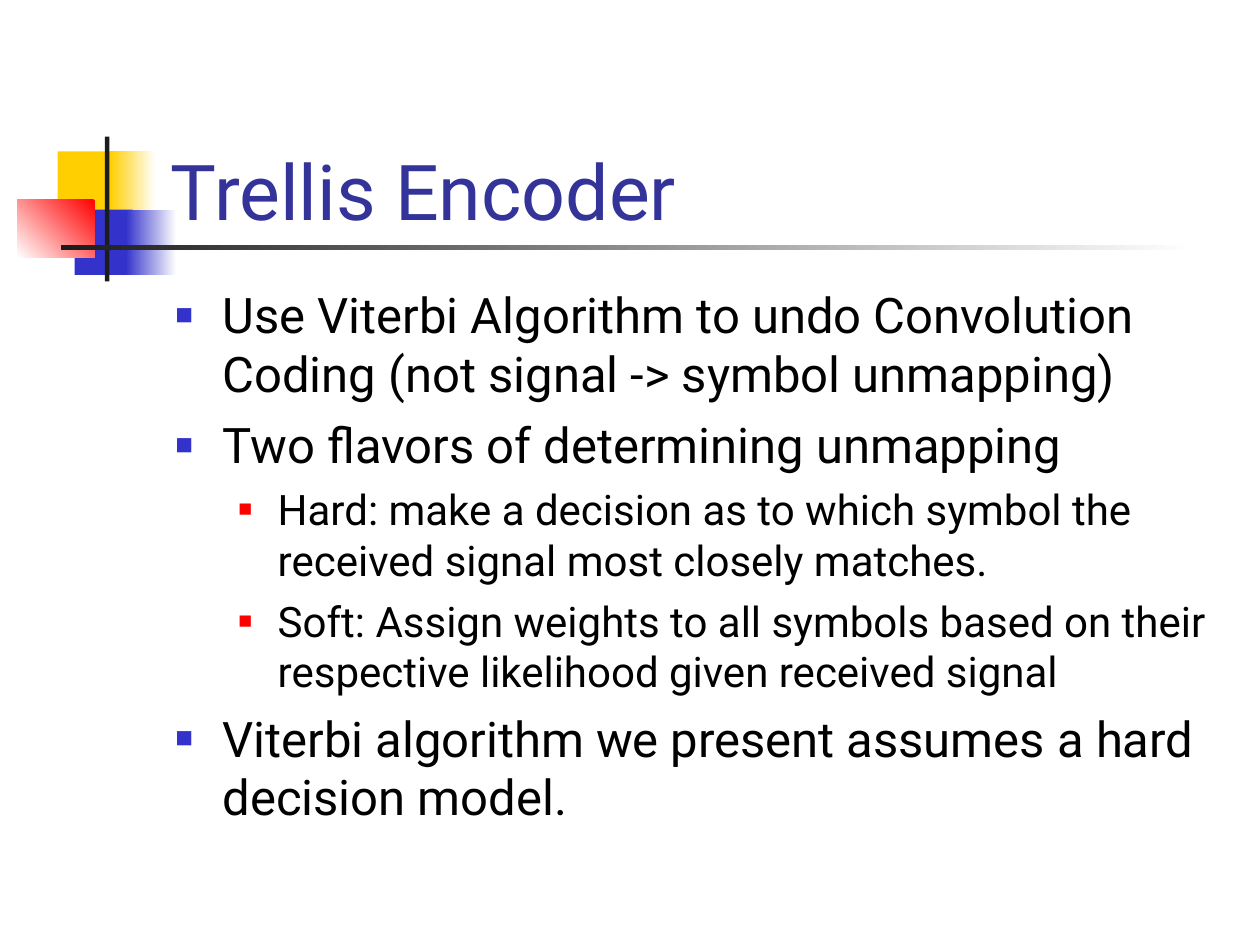
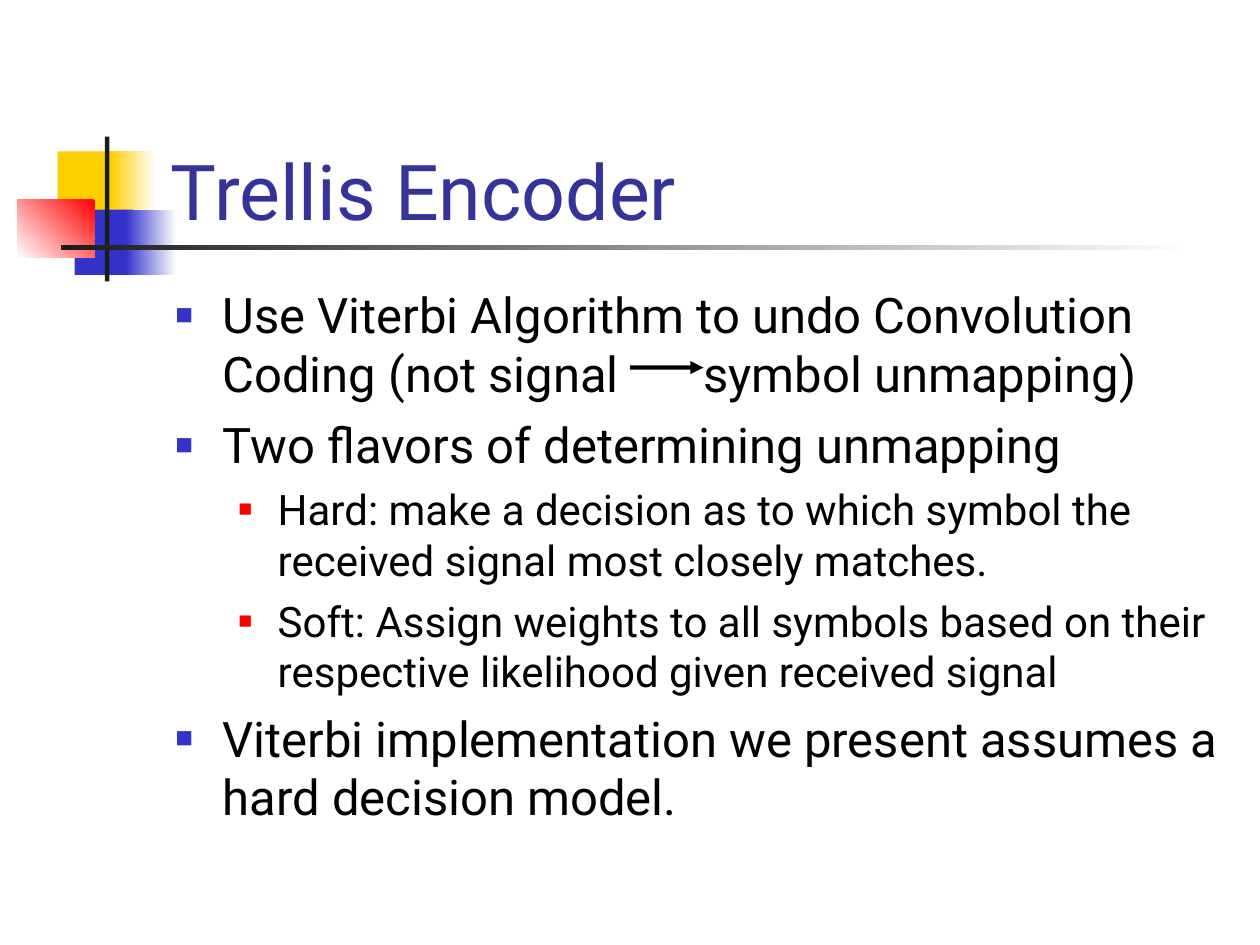
Before and after one commit to rrnewton/StreamIt, a slide deck: slide 2 of streams/apps/applications/hdtv/docs/Viterbi-Decoding.ppt. Drawn at 1260x945 pixels with LibreOffice and Linux fonts; fonts in the diff are those of the drawing. Boxes give left, top, right and bottom in pixels: in the first picture for what was removed or moved away, otherwise in the second. Text is boxed around its words. In the diff, an @@ line names an element or a change of style, - is before the commit and + after.

Commit message:
Updated powerpoint presentations

```diff
--- a/streams/apps/applications/hdtv/docs/Viterbi-Decoding.ppt
+++ b/streams/apps/applications/hdtv/docs/Viterbi-Decoding.ppt
@@ text at [223,296,1136,403]: text changed @@
-■ Use Viterbi Algorithm to undo Convolution Coding (not signal -> symbol unmapping)
+■ Use Viterbi Algorithm to undo Convolution Coding (not signal symbol unmapping)
@@ arrow added from (630, 368) to (703, 368), #000000 2.49 pt @@
@@ text at [223,720,1218,816]: text changed @@
-■ Viterbi algorithm we present assumes a hard decision model.
+■ Viterbi implementation we present assumes a hard decision model.
```
Also in this commit, not shown: 4 other slides changed, 1 other file.
